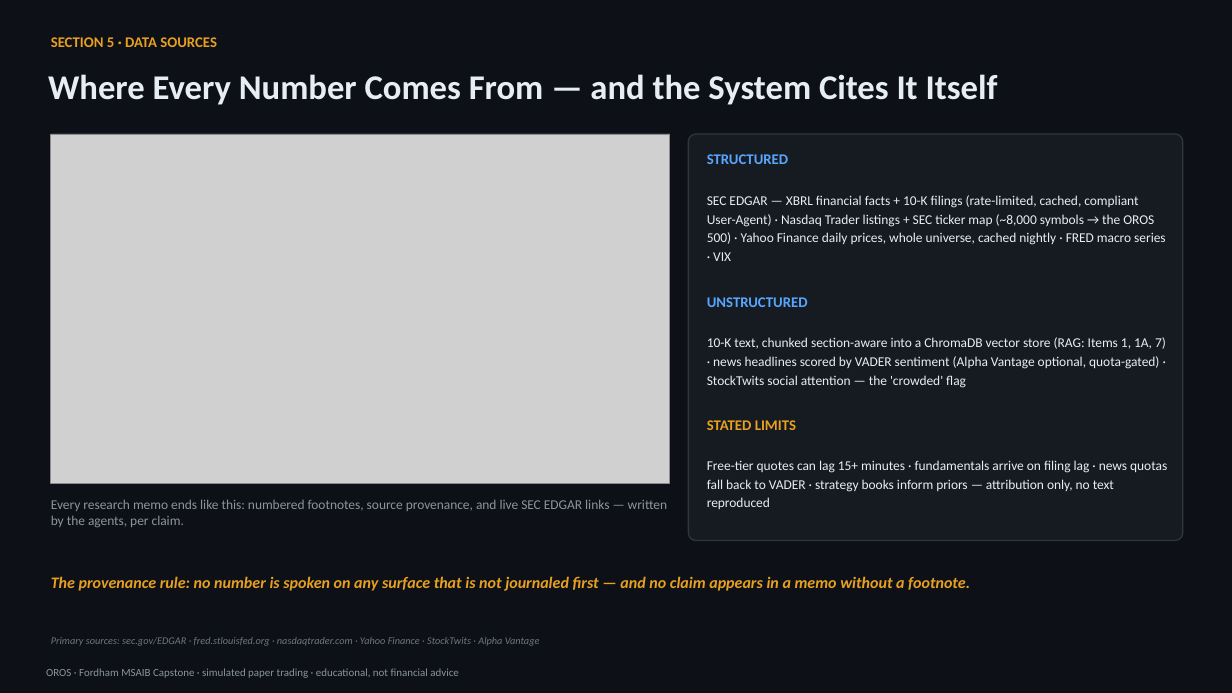
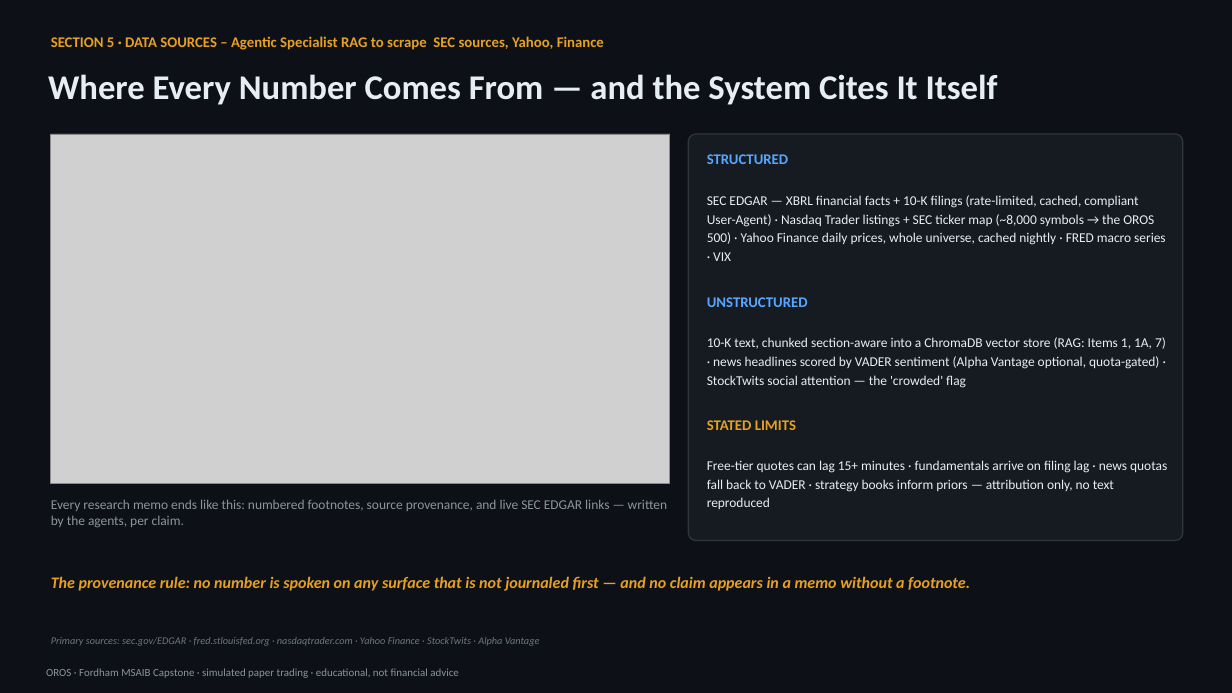
Before and after one commit to jpromer3006/ai-agent-stock-analyzer, a slide deck: slide 11 of docs/OROS_Capstone_Presentation_v3_FINAL.pptx. Drawn at 1232x693 pixels with LibreOffice and Linux fonts; fonts in the diff are those of the drawing; grey boxes stand for pictures. Boxes give left, top, right and bottom in pixels: in the first picture for what was removed or moved away, otherwise in the second. Text is boxed around its words. In the diff, an @@ line names an element or a change of style, - is before the commit and + after.

```diff
--- a/docs/OROS_Capstone_Presentation_v3_FINAL.pptx
+++ b/docs/OROS_Capstone_Presentation_v3_FINAL.pptx
@@ text at [51, 36, 604, 50]: text changed @@
-SECTION 5 · DATA SOURCES
+SECTION 5 · DATA SOURCES – Agentic Specialist RAG to scrape SEC sources, Yahoo, Finance
```
Also in this commit, not shown: 7 other slides changed, 48 other files.
